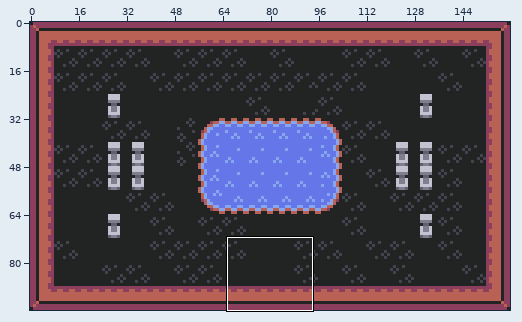
File history of a sprite sheet, assets/sprites/title-bg.png. Above: a wide view before the commit, with the close-up outlined.
Close-up. Before the commit:
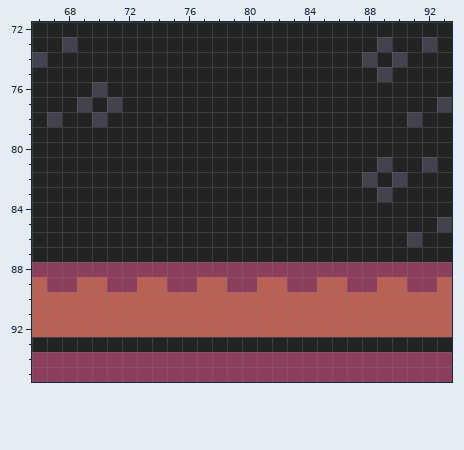
The file is 160x96 pixels. Shown: x 66..93, y 72..95.
New version:
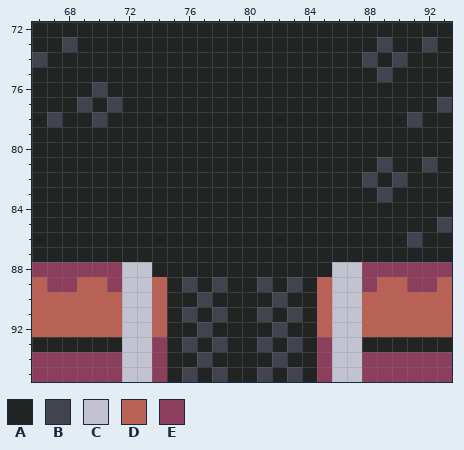
Palette (. is transparent): A #222323  B #43434f  C #c2c2d1  D #ba6156  E #8c3f5d
Difference:
Colour A replaces colour D in row 89 at x 77 and 82; in row 90 at x 75 to 76, 78 to 81 and 83 to 84; in row 91 at x 75, 77, 79 to 80, 82 and 84; in row 92 at x 75 to 76, 78 to 81 and 83 to 84.
Colour A replaces colour E in row 88 at x 74 to 85; in row 89 at x 75, 79 to 80 and 84; in row 94 at x 75 to 76, 78 to 81 and 83 to 84; in row 95 at x 75, 77, 79 to 80, 82 and 84.
Colour B replaces colour A in row 93 at x 76, 78, 81 and 83.
Colour B replaces colour D in row 89 at x 78 and 81; in row 90 at x 77 and 82; in row 91 at x 76, 78, 81 and 83; in row 92 at x 77 and 82.
Colour B replaces colour E in row 89 at x 76 and 83; in row 94 at x 77 and 82; in row 95 at x 76, 78, 81 and 83.
Colour C replaces colour A in row 93 at x 72 to 73 and 86 to 87.
Colour C replaces colour D in row 89 at x 73 and 86; in rows 90 to 92 at x 72 to 73 and 86 to 87.
Colour C replaces colour E in row 88 at x 72 to 73 and 86 to 87; in row 89 at x 72 and 87; in rows 94 to 95 at x 72 to 73 and 86 to 87.
Colour E replaces colour A in row 93 at x 74 and 85.
Pixel boxes of the changes (left, top, right, bottom) in both close-ups:
changed: (122, 262, 362, 382)
